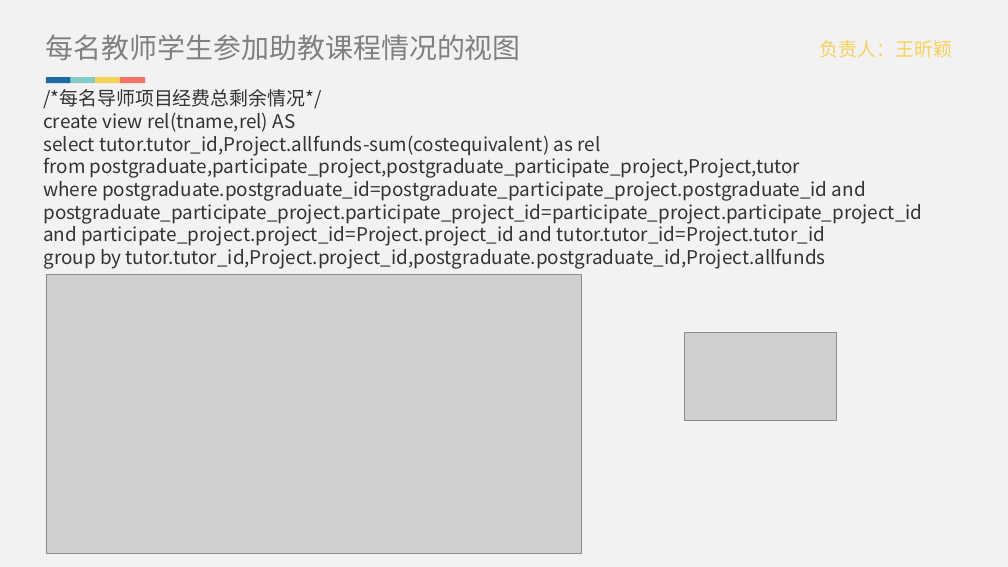
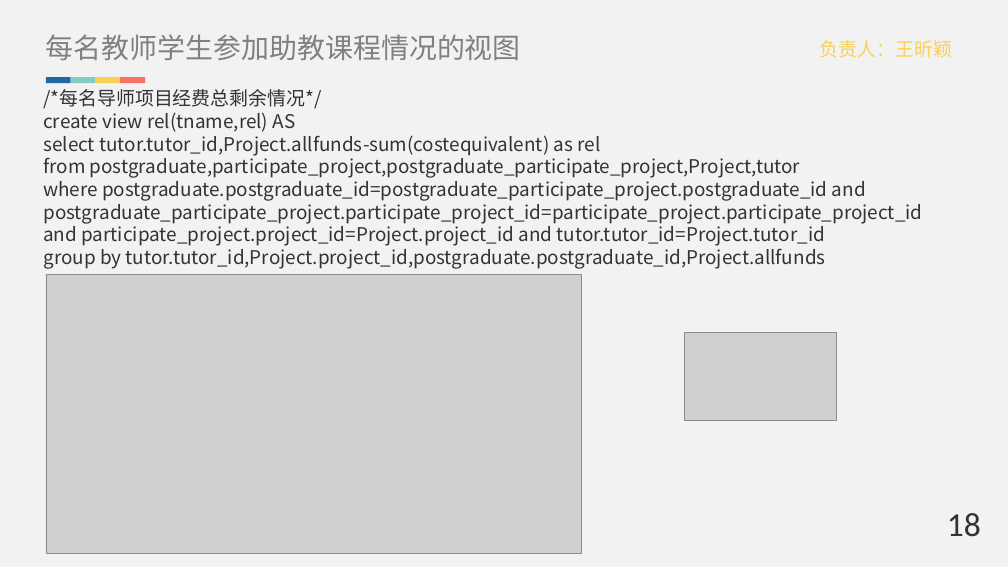
Before and after one commit to Brief-drizzle/database-ks, a slide deck: slide 24 of doc/答辩ppt.pptx. Drawn at 1008x567 pixels with LibreOffice and Linux fonts; fonts in the diff are those of the drawing; grey boxes stand for pictures. Boxes give left, top, right and bottom in pixels: in the first picture for what was removed or moved away, otherwise in the second. Text is boxed around its words. In the diff, an @@ line names an element or a change of style, - is before the commit and + after.

```diff
--- a/doc/答辩ppt.pptx
+++ b/doc/答辩ppt.pptx
@@ text added at (947,513,981,537), 32 pt, text #333333 @@
+18
```
Also in this commit, not shown: 20 other slides changed, 1 slide added.
